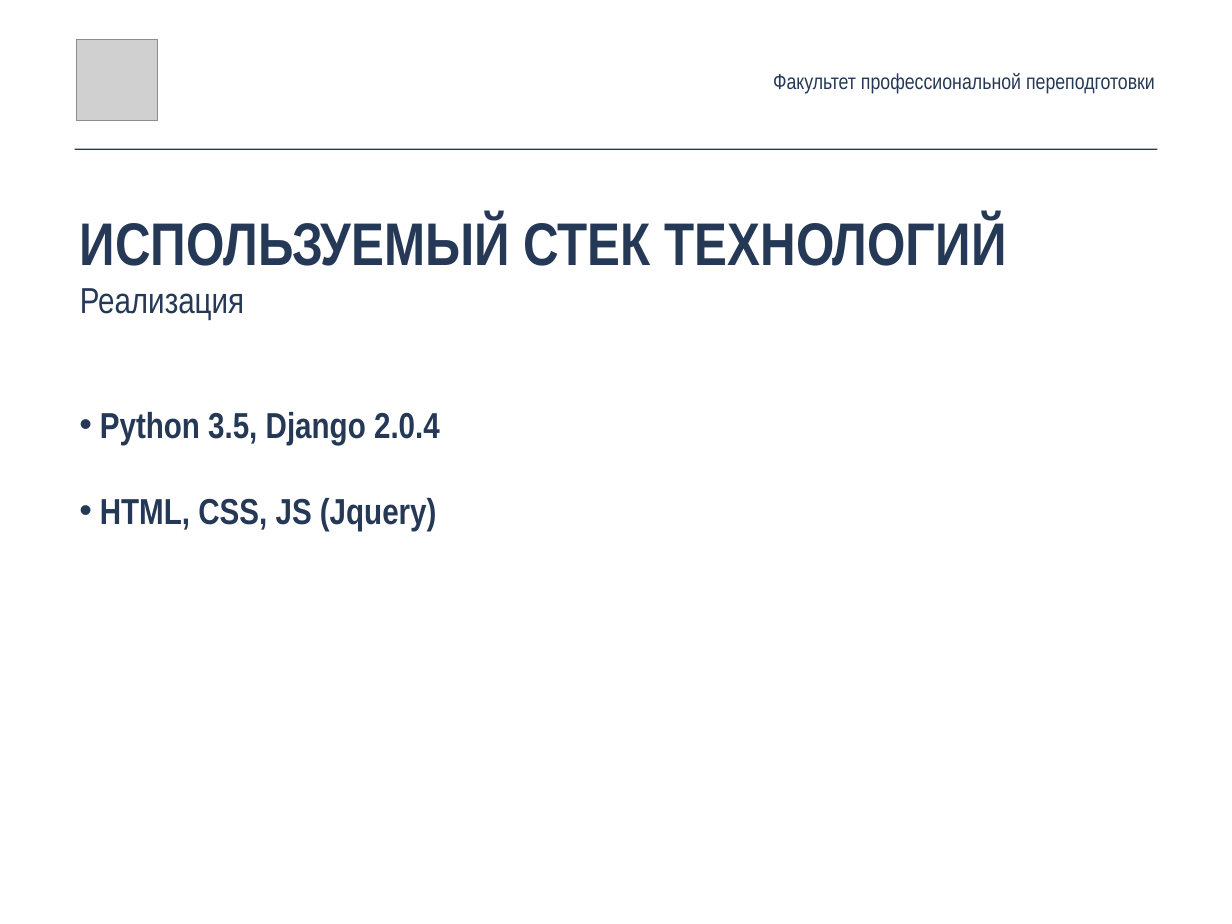
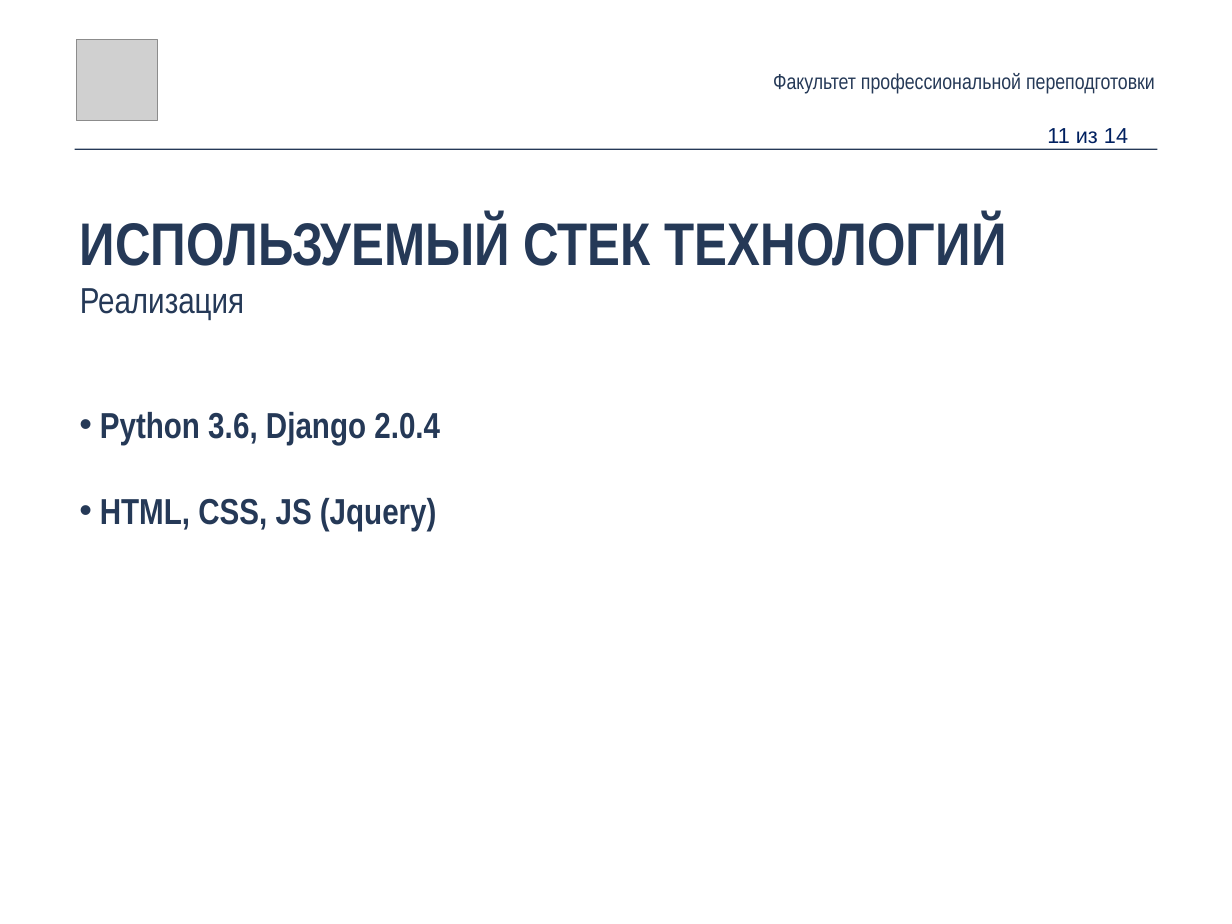
Before and after one commit to catexis/HSE_graduation_project, a slide deck: slide 11 of desing/presentation/pres.pptx (slide 14 before the commit). Drawn at 1232x924 pixels with LibreOffice and Linux fonts; fonts in the diff are those of the drawing; grey boxes stand for pictures. Boxes give left, top, right and bottom in pixels: in the first picture for what was removed or moved away, otherwise in the second. Text is boxed around its words. In the diff, an @@ line names an element or a change of style, - is before the commit and + after.

```diff
--- a/desing/presentation/pres.pptx
+++ b/desing/presentation/pres.pptx
@@ text added at (1047, 128, 1128, 144), 18 pt, text #002060 @@
+11 из 14
@@ text at (100, 412, 440, 445): text changed @@
-• Python 3.5, Django 2.0.4
+• Python 3.6, Django 2.0.4
```
Also in this commit, not shown: 11 other slides changed, 2 slides added, 4 slides removed, 3 other files.
